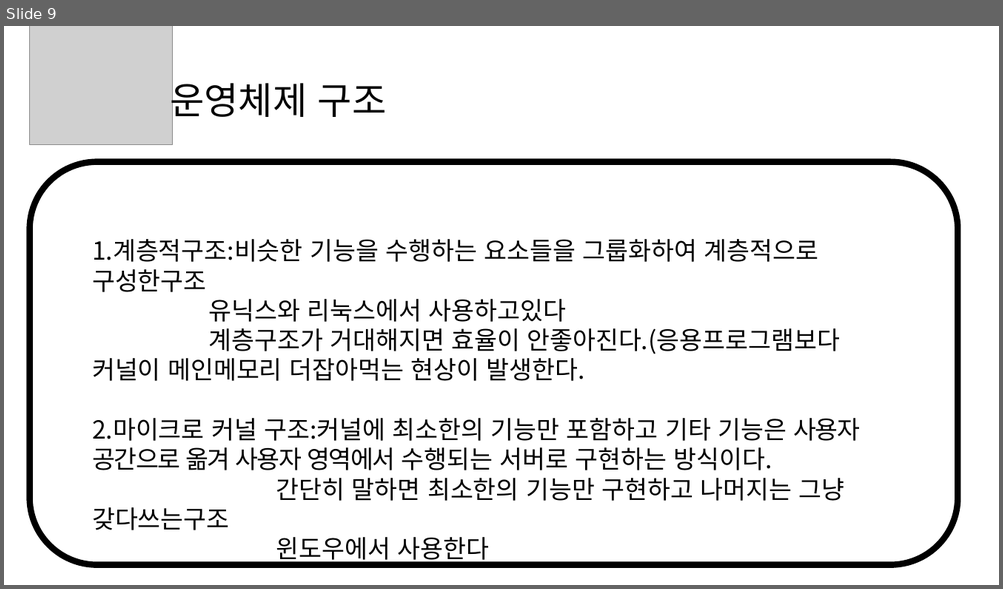
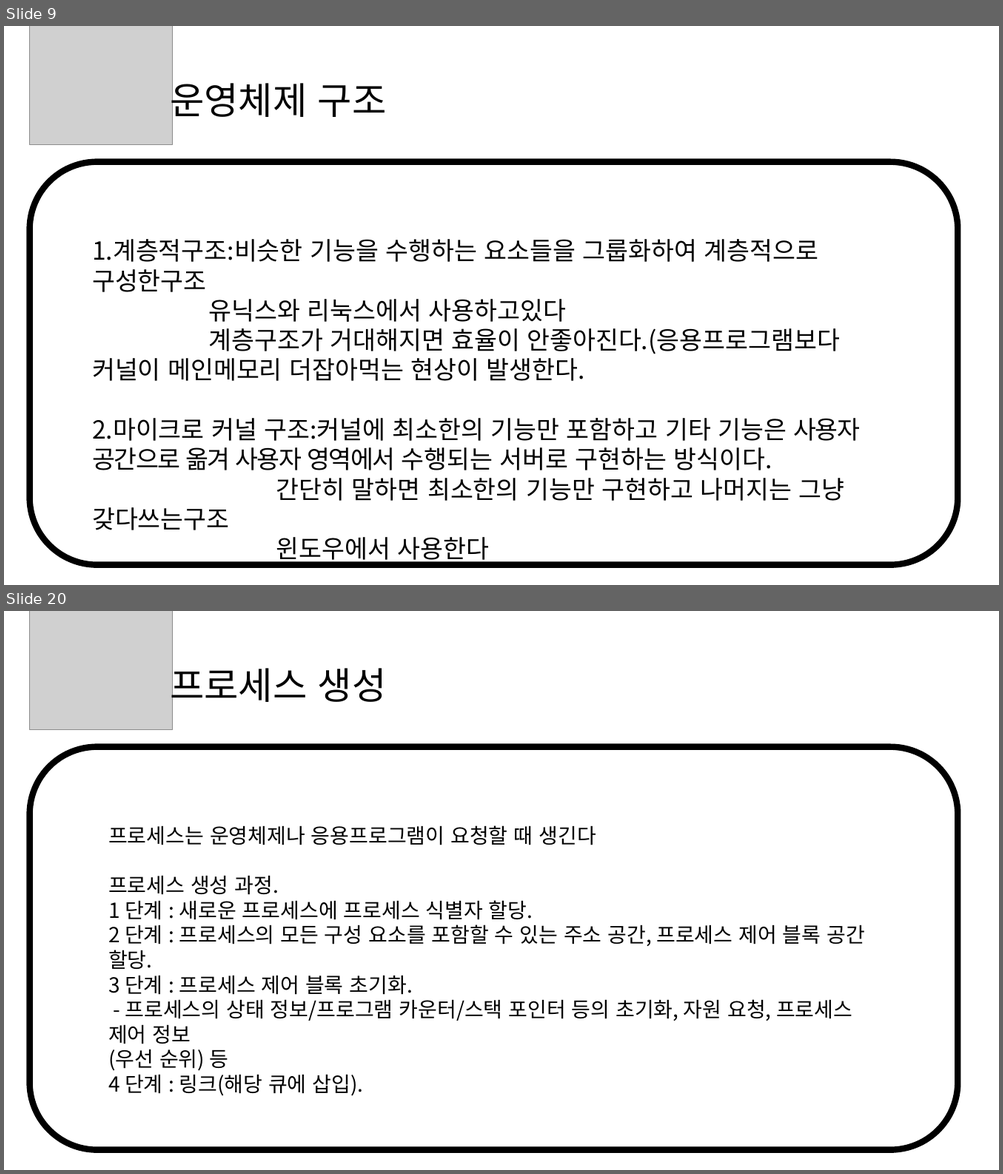
Before and after one commit to lukawitch/dailyblog, a slide deck: 전공/운영체제.pptx. Shown one above the other, each under a label of ours: slide 9 before the commit, slides 9 and 20 after it; the slides between them are not shown. The pictures are 1003x589 and 1003x1174 pixels, drawn with LibreOffice and Linux fonts; fonts in the diff are those of the drawing; grey boxes stand for pictures. Boxes give left, top, right and bottom in pixels: in the first picture for what was removed or moved away, otherwise in the second. Text is boxed around its words. In the diff, an @@ line names an element or a change of style, - is before the commit and + after.

Commit message:
운영체제수정

```diff
--- a/전공/운영체제.pptx
+++ b/전공/운영체제.pptx
@@ slide 20 added at <box>4,611,999,1170</box>, background #FFFFFF @@
@@ picture added at <box>29,611,173,729</box> @@
@@ text added at <box>170,661,387,709</box>, 36 pt, text #000000 @@
+프로세스 생성
@@ rounded rectangle added at <box>29,747,958,1150</box>, outline #000000 6 pt @@
@@ text added at <box>108,826,865,1071</box>, 20 pt, text #000000 @@
+프로세스는 운영체제나 응용프로그램이 요청할 때 생긴다
+프로세스 생성 과정.
+1 단계 : 새로운 프로세스에 프로세스 식별자 할당.
+2 단계 : 프로세스의 모든 구성 요소를 포함할 수 있는 주소 공간, 프로세스 제어 블록 공간 할당.
+3 단계 : 프로세스 제어 블록 초기화.
+- 프로세스의 상태 정보/프로그램 카운터/스택 포인터 등의 초기화, 자원 요청, 프로세스 제어 정보
+(우선 순위) 등
+4 단계 : 링크(해당 큐에 삽입).
```
Also in this commit, not shown: 18 other slides added, 1 other file.
